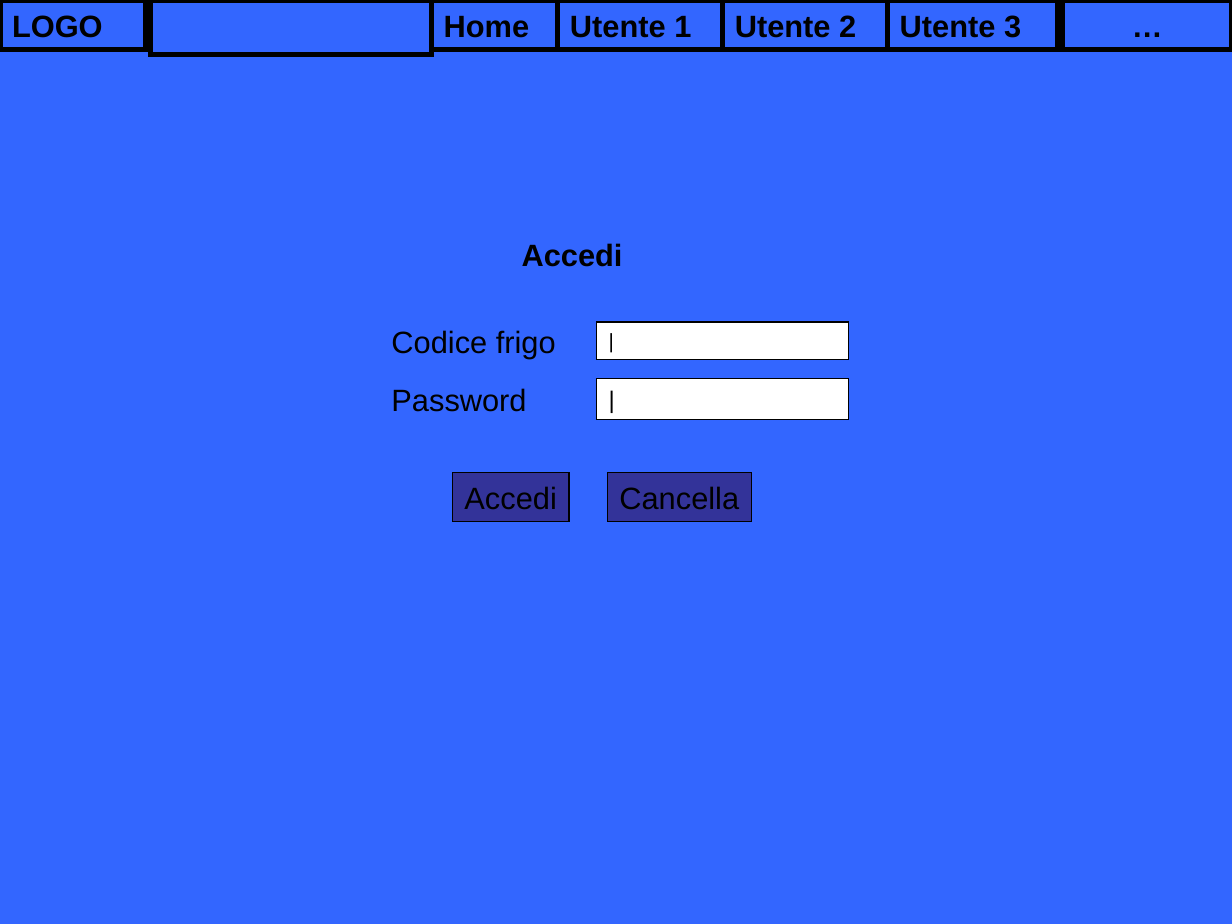
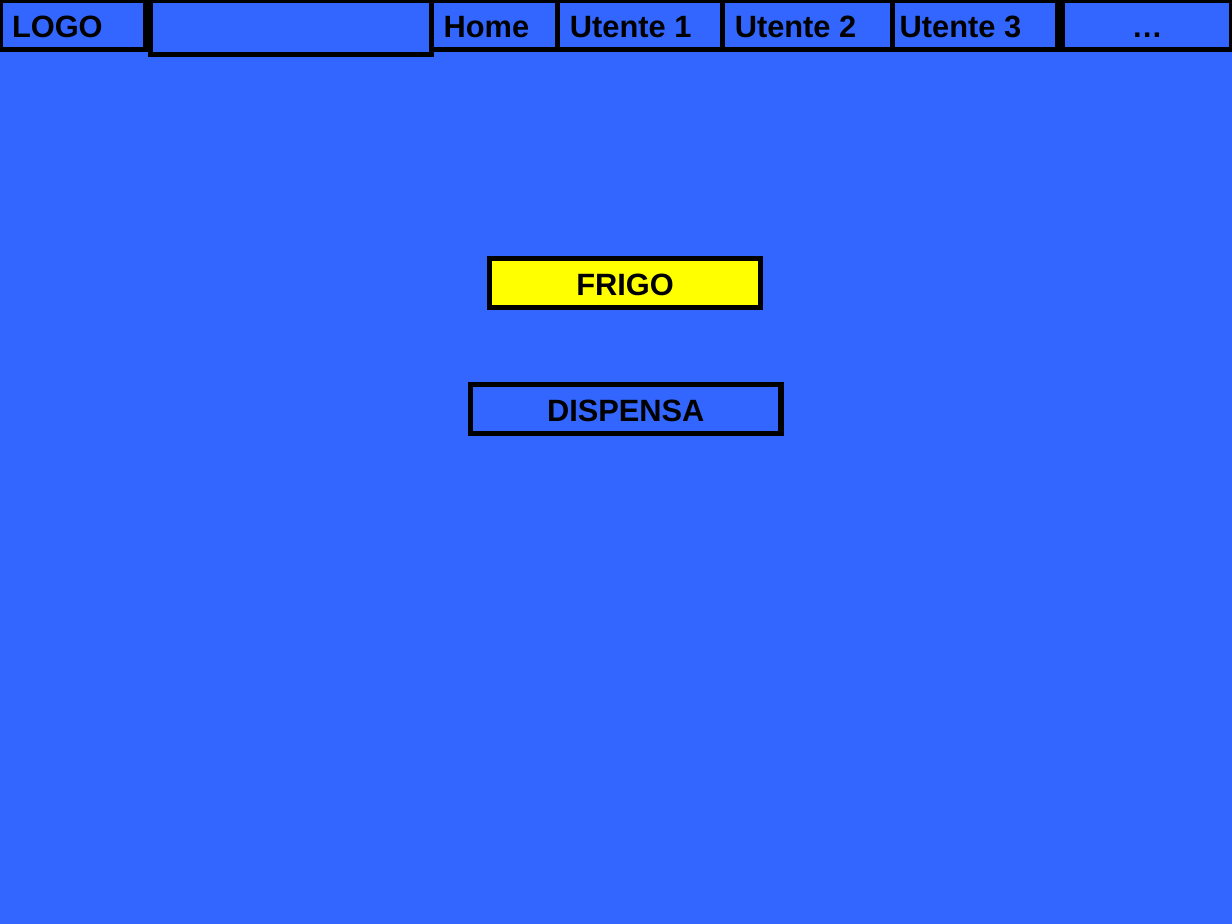
Before and after one commit to GiulioGB/ProgettoMaturita_FrigoAutomatico, a slide deck: slide 4 of Implementazione/Presentazione1.ppt. Drawn at 1232x924 pixels with LibreOffice and Linux fonts; fonts in the diff are those of the drawing. Boxes give left, top, right and bottom in pixels: in the first picture for what was removed or moved away, otherwise in the second. Text is boxed around its words. In the diff, an @@ line names an element or a change of style, - is before the commit and + after.

```diff
--- a/Implementazione/Presentazione1.ppt
+++ b/Implementazione/Presentazione1.ppt
@@ rectangle added at bbox=[490, 259, 761, 308], fill #FFFF00, outline #000000 3 pt, 18 pt, text #000000, bold @@
+FRIGO
@@ text removed at bbox=[522, 243, 623, 267] @@
-Accedi
@@ rectangle removed at bbox=[596, 322, 849, 359] @@
-|
@@ text removed at bbox=[391, 330, 556, 359] @@
-Codice frigo
@@ text removed at bbox=[391, 388, 526, 412] @@
-Password
@@ rectangle added at bbox=[471, 384, 781, 434], fill #3366FF, outline #000000 3 pt, 18 pt, text #000000, bold @@
+DISPENSA
@@ rectangle removed at bbox=[596, 378, 849, 420] @@
-|
@@ rectangle removed at bbox=[452, 472, 569, 521] @@
-Accedi
@@ rectangle removed at bbox=[607, 472, 752, 521] @@
-Cancella
```
Also in this commit, not shown: 2 other slides changed, 3 slides added, 1 slide removed.
